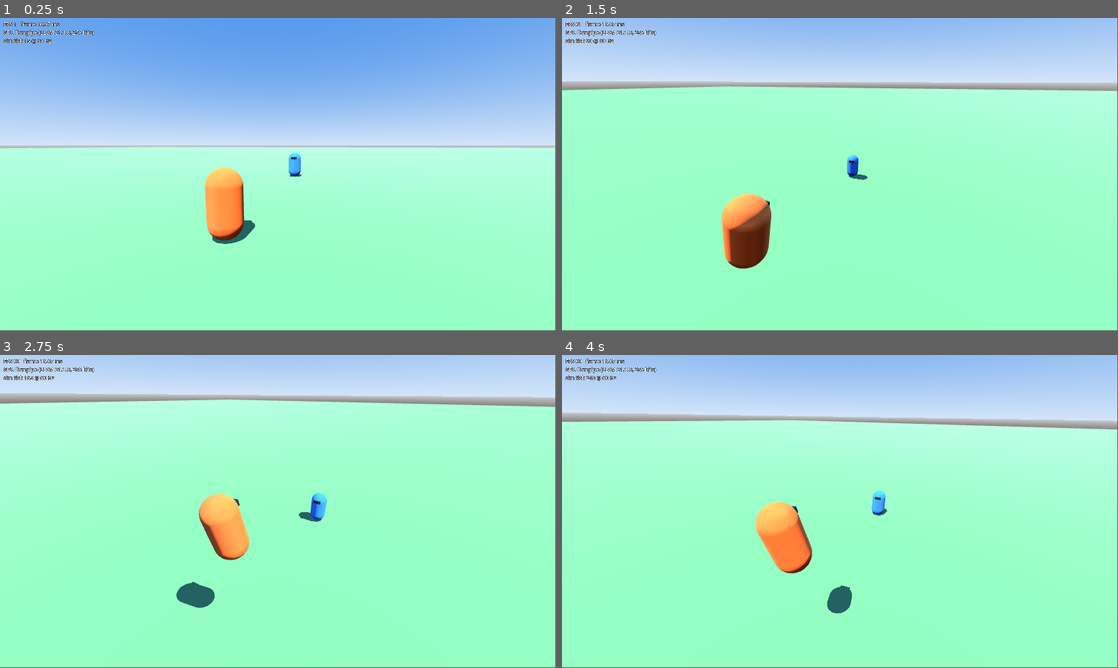
Above: before the commit, frames 1-4 (two rows, left to right).
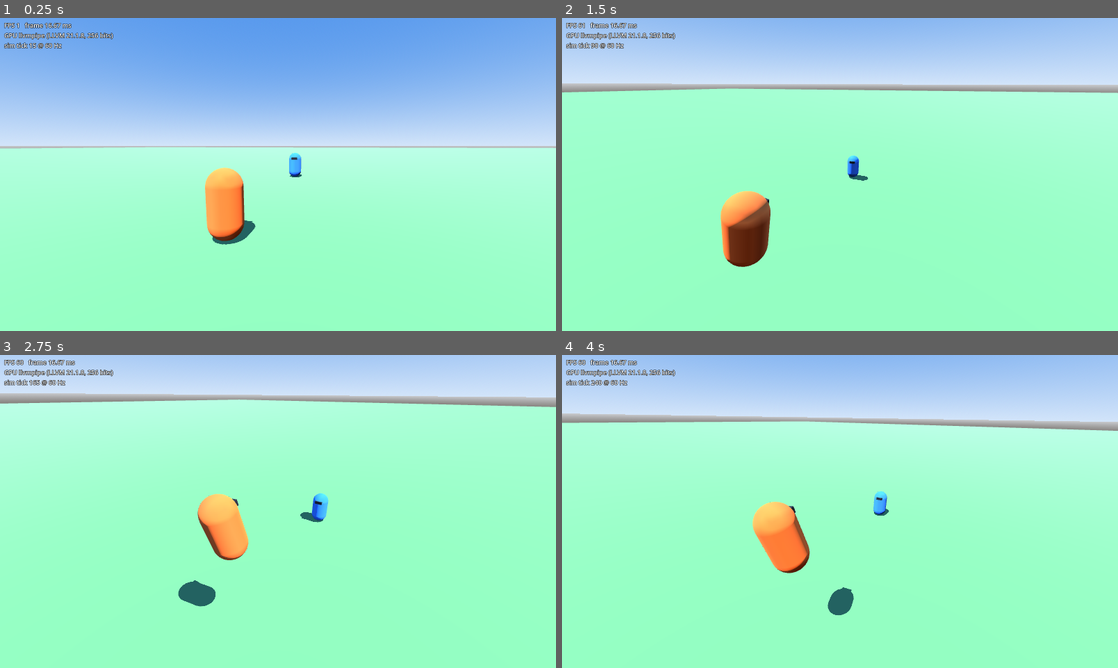
Above: after the commit, the same moments.

Repository: ArnabChatterjee20k/skybreak
Game: Godot game, scene res://game/levels/test_arena.tscn
Two runs of this game, one before a commit and one after it. Both use one fixed random seed, a clock stepped at 60 frames per second and the inputs below.
Inputs (mouse positions are in pixels of both pictures, inside the frame that each line leads up to):
- Up to frame 1 (0.25 s): no input
- Up to frame 2 (1.5 s): tap Enter at 0.5 s; move the mouse to (962, 158) at 0.52 s; hold D (move_right) 0.53-1.28 s; tap Space (ascend) at 0.6 s; click (962, 158) at 0.67 s; move the mouse to (812, 174) at 1.27 s; hold W (move_forward) from 1.28 s (still down); tap E (fighter_block) at 1.35 s
- Up to frame 3 (2.75 s): keep holding W (move_forward); move the mouse to (289, 505) at 2.02 s; tap X (fighter_breaker) at 2.1 s
- Up to frame 4 (4 s): keep holding W (move_forward); move the mouse to (834, 514) at 2.77 s; tap R (fighter_charge) at 2.85 s; click (834, 514) at 2.92 s; move the mouse to (878, 514) at 3.52 s; tap Shift (fighter_dash) at 3.6 s
In our replay, the window is 799x449 before the commit and 800x450 after it. These sizes can differ from the game's own. Grey fills any space a smaller window leaves; there, only what the larger window draws over its background counts as a difference.

The runs differ from the first frame. In frame 1, 1.3% of the frame differs, in the area x 0-100%, y 0-73%; in frame 2, 3.4%, in the area x 0-100%, y 0-81%; in frame 3, 1.4%; in frame 4, 2.3%.

Commit message:
T-110: Borderless fullscreen by default, centred windowed option (#11)
* Default to borderless fullscreen with a windowed option (T-110)

The game window opened as 1920x1080 windowed, which Windows clamps to the
usable area (1920x991 here), leaving part of the window off-screen. Now the
project starts in borderless fullscreen at the desktop resolution. A new
fullscreen setting (saved with the graphics settings, toggled in the F10
menu) switches to a 1600x900 window centred in the usable screen area and
shrunk, keeping 16:9, when the screen is smaller. The window mode only
changes when it differs, so slider changes don't flicker the window.

Also files T-111 (HUD meter bars) and T-112 (round flow) in TODO.md.

Co-Authored-By: Claude Opus 5.5 <noreply@anthropic.com>

* Start windowed so the fullscreen toggle can return to a window (T-110)

On this PC, leaving borderless fullscreen for a window that was never
windowed leaves Godot in exclusive fullscreen at screen size. Starting as a
1600x900 window (size overrides, base size stays 1920x1080) and letting the
saved settings switch to fullscreen in _ready makes the round trip work:
fullscreen 1920x1080 -> windowed 1600x900 at (160, 60) -> fullscreen.

Also files the playtest #1 tasks in TODO.md: T-113 camera distance model,
T-114 shoulder offset, T-115 camera turn limits, T-D01b sim movement fixes,
and updated T-103, T-104 and T-106.

Co-Authored-By: Claude Opus 5.5 <noreply@anthropic.com>

---------

Co-authored-by: Claude Opus 5.5 <noreply@anthropic.com>

Diff:
--- a/game/settings/graphics_settings.gd
+++ b/game/settings/graphics_settings.gd
@@ -9,6 +9,8 @@
 const SECTION := "graphics"
 const MIN_RESOLUTION_SCALE := 0.5
 const MAX_RESOLUTION_SCALE := 1.0
+## Windowed mode size, shrunk (keeping 16:9) to fit the usable screen area.
+const WINDOWED_SIZE := Vector2i(1600, 900)
 
 ## Per-quality values. Shadow sizes are in pixels.
 const QUALITY_VALUES := {
@@ -38,6 +40,8 @@
 	set(value):
 		resolution_scale = clampf(value, MIN_RESOLUTION_SCALE, MAX_RESOLUTION_SCALE)
 var vsync_enabled: bool = true
+## Borderless fullscreen at the desktop resolution; false = centred window.
+var fullscreen: bool = true
 
 
 func apply_to(viewport: Viewport) -> void:
@@ -51,6 +55,15 @@
 	if DisplayServer.get_name() != "headless":
 		DisplayServer.window_set_vsync_mode(
 			DisplayServer.VSYNC_ENABLED if vsync_enabled else DisplayServer.VSYNC_DISABLED)
+		_apply_window_mode()
+
+
+## Centred windowed rect that fits inside the usable screen area (taskbar excluded).
+static func windowed_rect(usable: Rect2i) -> Rect2i:
+	var fit := minf(1.0, minf(
+		float(usable.size.x) / WINDOWED_SIZE.x, float(usable.size.y) / WINDOWED_SIZE.y))
+	var size := Vector2i((Vector2(WINDOWED_SIZE) * fit).floor())
+	return Rect2i(usable.position + (usable.size - size) / 2, size)
 
 
 func save(path: String = SAVE_PATH) -> Error:
@@ -59,6 +72,7 @@
 	config.set_value(SECTION, "quality", quality)
 	config.set_value(SECTION, "resolution_scale", resolution_scale)
 	config.set_value(SECTION, "vsync_enabled", vsync_enabled)
+	config.set_value(SECTION, "fullscreen", fullscreen)
 	return config.save(path)
 
 
@@ -73,4 +87,21 @@
 		settings.quality = saved_quality as Quality
 	settings.resolution_scale = config.get_value(SECTION, "resolution_scale", settings.resolution_scale)
 	settings.vsync_enabled = config.get_value(SECTION, "vsync_enabled", settings.vsync_enabled)
+	settings.fullscreen = config.get_value(SECTION, "fullscreen", settings.fullscreen)
 	return settings
+
+
+## Switches window mode only when it differs, so repeated applies don't flicker.
+func _apply_window_mode() -> void:
+	var mode := DisplayServer.window_get_mode()
+	if fullscreen:
+		if mode != DisplayServer.WINDOW_MODE_FULLSCREEN:
+			DisplayServer.window_set_mode(DisplayServer.WINDOW_MODE_FULLSCREEN)
+		return
+	if mode == DisplayServer.WINDOW_MODE_WINDOWED:
+		return
+	DisplayServer.window_set_mode(DisplayServer.WINDOW_MODE_WINDOWED)
+	var screen := DisplayServer.window_get_current_screen()
+	var rect := windowed_rect(DisplayServer.screen_get_usable_rect(screen))
+	DisplayServer.window_set_size(rect.size)
+	DisplayServer.window_set_position(rect.position)
--- a/game/ui/graphics_menu.gd
+++ b/game/ui/graphics_menu.gd
@@ -11,6 +11,7 @@
 var _scale_slider: HSlider
 var _scale_label: Label
 var _vsync_toggle: CheckBox
+var _fullscreen_toggle: CheckBox
 
 
 func _ready() -> void:
@@ -65,6 +66,11 @@
 	_vsync_toggle.toggled.connect(_on_vsync_toggled)
 	rows.add_child(_labelled("VSync", _vsync_toggle))
 
+	_fullscreen_toggle = CheckBox.new()
+	_fullscreen_toggle.button_pressed = settings.fullscreen
+	_fullscreen_toggle.toggled.connect(_on_fullscreen_toggled)
+	rows.add_child(_labelled("Fullscreen", _fullscreen_toggle))
+
 
 func _labelled(text: String, control: Control) -> HBoxContainer:
 	var row := HBoxContainer.new()
@@ -92,6 +98,11 @@
 	_apply_and_save()
 
 
+func _on_fullscreen_toggled(enabled: bool) -> void:
+	settings.fullscreen = enabled
+	_apply_and_save()
+
+
 func _update_scale_label() -> void:
 	_scale_label.text = "%d%%" % roundi(settings.resolution_scale * 100)
 
--- a/project.godot
+++ b/project.godot
@@ -20,7 +20,9 @@
 
 window/size/viewport_width=1920
 window/size/viewport_height=1080
-window/size/mode=2
+window/size/mode=0
+window/size/window_width_override=1600
+window/size/window_height_override=900
 window/vsync/vsync_mode=1
 
 [physics]
--- a/tests/settings/test_graphics_settings.gd
+++ b/tests/settings/test_graphics_settings.gd
@@ -26,12 +26,14 @@
 	settings.quality = GraphicsSettings.Quality.LOW
 	settings.resolution_scale = 0.75
 	settings.vsync_enabled = false
+	settings.fullscreen = false
 	assert_eq(settings.save(TEST_PATH), OK)
 
 	var loaded := GraphicsSettings.load_saved(TEST_PATH)
 	assert_eq(loaded.quality, GraphicsSettings.Quality.LOW)
 	assert_eq(loaded.resolution_scale, 0.75)
 	assert_false(loaded.vsync_enabled)
+	assert_false(loaded.fullscreen)
 
 
 func test_missing_file_gives_defaults() -> void:
@@ -54,3 +56,26 @@
 	settings.apply_to(viewport)
 	assert_eq(viewport.msaa_3d, Viewport.MSAA_2X)
 	assert_almost_eq(viewport.scaling_3d_scale, 0.8, 0.001)
+
+
+func test_defaults_to_fullscreen() -> void:
+	assert_true(GraphicsSettings.new().fullscreen)
+
+
+func test_windowed_rect_is_1600x900_centred_on_a_big_screen() -> void:
+	var rect := GraphicsSettings.windowed_rect(Rect2i(0, 0, 2560, 1400))
+	assert_eq(rect.size, Vector2i(1600, 900))
+	assert_eq(rect.position, Vector2i(480, 250))
+
+
+func test_windowed_rect_never_exceeds_the_usable_area() -> void:
+	# A 1366x728 usable area (small laptop with taskbar) can't fit 1600x900.
+	var usable := Rect2i(0, 0, 1366, 728)
+	var rect := GraphicsSettings.windowed_rect(usable)
+	assert_true(usable.encloses(rect), "fits: %s" % rect)
+	assert_almost_eq(float(rect.size.x) / rect.size.y, 16.0 / 9.0, 0.01, "keeps 16:9")
+
+
+func test_windowed_rect_respects_a_screen_offset() -> void:
+	var usable := Rect2i(1920, 0, 1920, 1040)
+	assert_true(usable.encloses(GraphicsSettings.windowed_rect(usable)))
Not shown, changed: TODO.md
